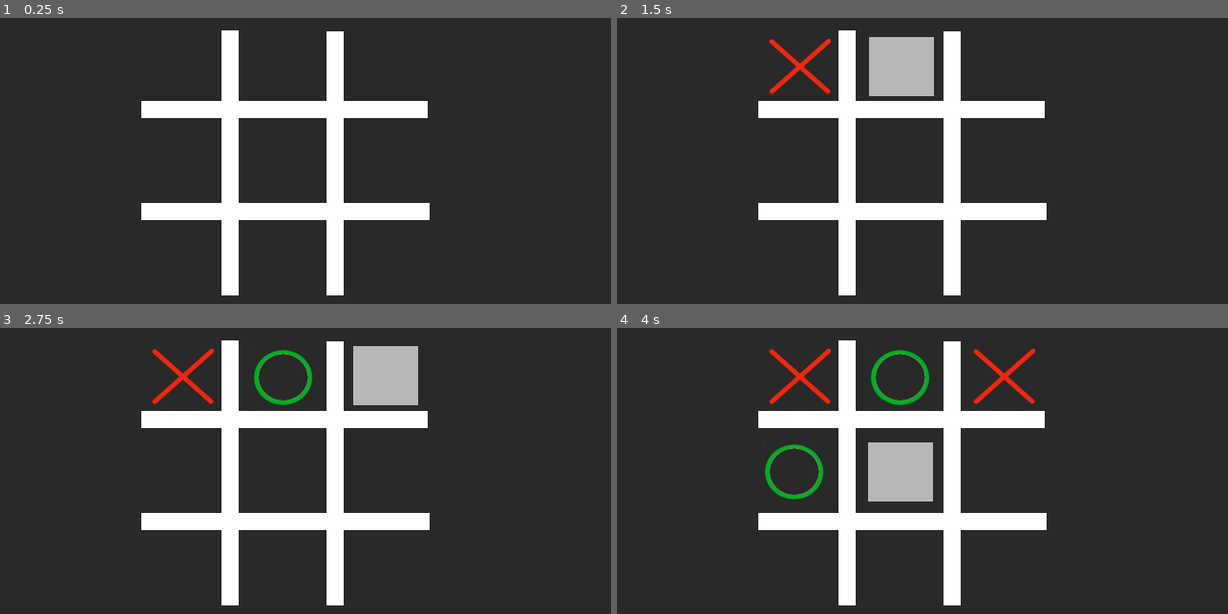
Above: before the commit, frames 1-4 (two rows, left to right).
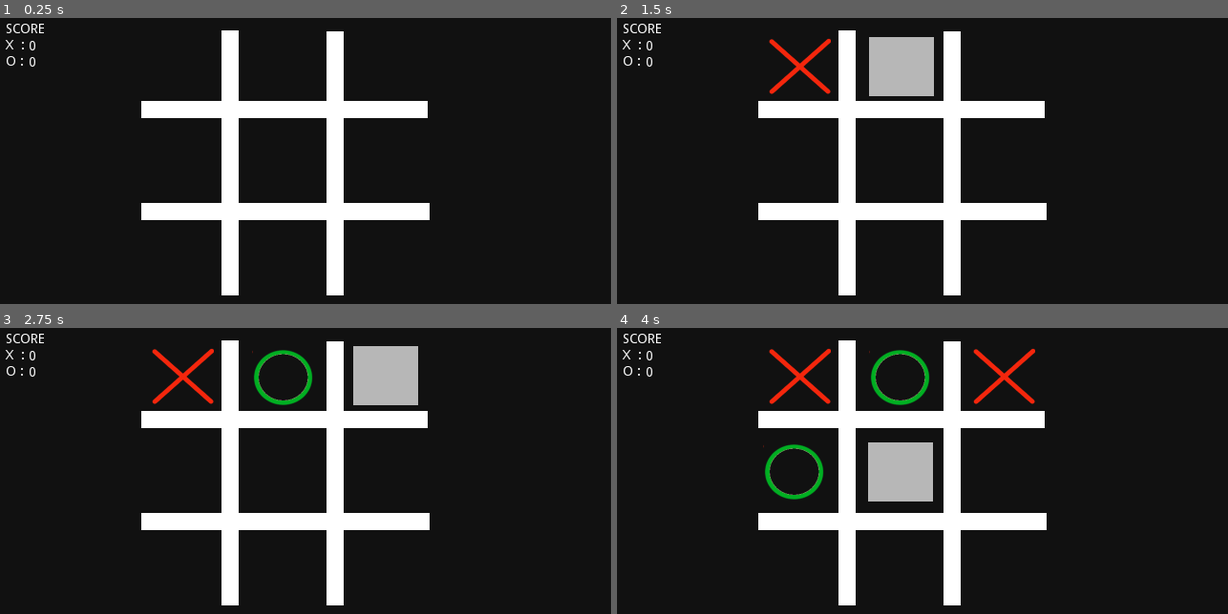
Above: after the commit, the same moments.

Repository: kubre/tictactoe
Game: Godot game, scene res://World.tscn
Same seed, same stepped clock (60 frames per second), same inputs: the game is played once before the commit and once after it.
Inputs (mouse positions are in pixels of both pictures, inside the frame that each line leads up to):
- Up to frame 1 (0.25 s): no input
- Up to frame 2 (1.5 s): click (800, 66) at 0.5 s; click (904, 66) at 1.25 s
- Up to frame 3 (2.75 s): click (384, 376) at 2 s
- Up to frame 4 (4 s): click (794, 471) at 2.75 s; click (898, 471) at 3.5 s

The runs differ from the first frame. In frame 1, 0.2% of the frame differs, in the area x 0-8%, y 2-17%; in frame 2, 0.2%; in frame 3, 0.2%; in frame 4, 0.2%.

Commit message:
Added Score UI

Diff:
--- a/World.gd
+++ b/World.gd
@@ -33,7 +33,15 @@
     # If all places are marked then declare draw and reset the game
 
     if(check_win(active_player)):
-        msgbox("Win", "Player %s won the match" % ("X" if active_player == X else "O"), "reset")
+        var winner = ""
+        if active_player == X:
+            winner = "X"
+            $XScore.text = String(int($XScore.text) + 1)
+        else:
+            winner = "O"
+            $OScore.text = String(int($OScore.text) + 1)
+
+        msgbox("Win", "Player %s won the match" % winner, "reset")
     if current_round == 9:
         msgbox("Draw", "Draw game! both played well, Click ok to reset game", "reset")
 
--- a/World.tscn
+++ b/World.tscn
@@ -115,3 +115,29 @@
 margin_right = 175.0
 margin_bottom = 107.0
 window_title = "Tic Tac Toe"
+
+[node name="Score" type="Label" parent="."]
+margin_left = 5.97079
+margin_top = 4.64394
+margin_right = 92.9708
+margin_bottom = 52.6439
+text = "Score
+X  :
+O :"
+uppercase = true
+
+[node name="XScore" type="Label" parent="."]
+margin_left = 30.0
+margin_top = 23.0
+margin_right = 73.0
+margin_bottom = 37.0
+text = "0"
+uppercase = true
+
+[node name="OScore" type="Label" parent="."]
+margin_left = 30.0
+margin_top = 40.0
+margin_right = 72.0
+margin_bottom = 54.0
+text = "0"
+uppercase = true
--- a/project.godot
+++ b/project.godot
@@ -26,9 +26,17 @@
 
 [application]
 
-config/name="TicTacToe"
+config/name="Tic Tac Toe"
 run/main_scene="res://World.tscn"
 config/icon="res://icon.png"
+
+[debug]
+
+gdscript/completion/autocomplete_setters_and_getters=true
+gdscript/warnings/unsafe_property_access=true
+gdscript/warnings/unsafe_method_access=true
+gdscript/warnings/unsafe_cast=true
+gdscript/warnings/unsafe_call_argument=true
 
 [display]
 
@@ -37,6 +45,7 @@
 window/size/test_width=640
 window/size/test_height=300
 window/dpi/allow_hidpi=true
+window/stretch/mode="2d"
 window/stretch/aspect="expand"
 
 [locale]
@@ -46,5 +55,5 @@
 [rendering]
 
 quality/driver/fallback_to_gles2=true
-environment/default_clear_color=Color( 0.164706, 0.164706, 0.164706, 1 )
+environment/default_clear_color=Color( 0.0705882, 0.0705882, 0.0705882, 1 )
 environment/default_environment="res://default_env.tres"
